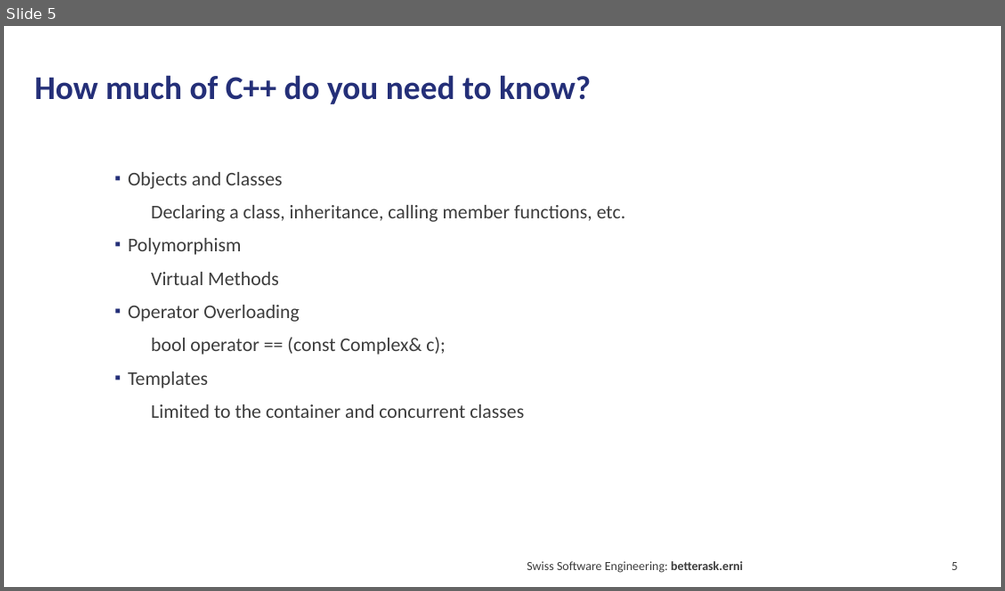
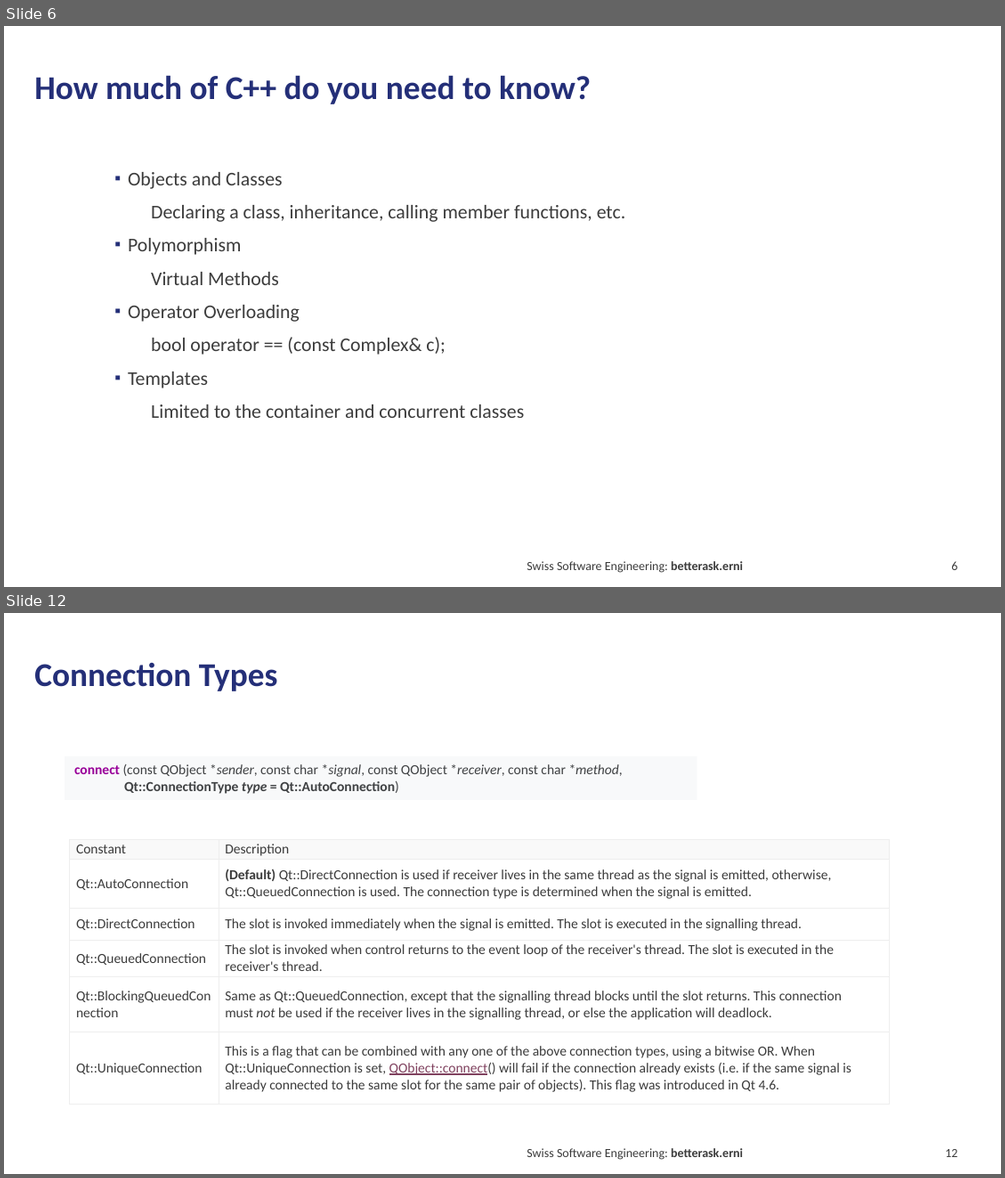
Before and after one commit to hebercosfer/qt_intro_demo, a slide deck: Qt Introduction.pptx. Shown one above the other, each under a label of ours: slide 5 before the commit, slides 6 and 12 after it; the slides between them are not shown. The pictures are 1005x591 and 1005x1178 pixels, drawn with LibreOffice and Linux fonts; fonts in the diff are those of the drawing. Boxes give left, top, right and bottom in pixels: in the first picture for what was removed or moved away, otherwise in the second. Text is boxed around its words. In the diff, an @@ line names an element or a change of style, - is before the commit and + after.

```diff
--- a/Qt Introduction.pptx
+++ b/Qt Introduction.pptx
@@ slide 12 added at [4, 613, 1001, 1174], background #FFFFFF @@
@@ title added at [34, 663, 278, 691], 24 pt, text #242F78, bold @@
+Connection Types
@@ rectangle added at [65, 756, 696, 801], fill #F8F9FA, 10 pt, text #404244 @@
+connect (const QObject *sender, const char *signal, const QObject *receiver, const char *method,
+Qt::ConnectionType type = Qt::AutoConnection)
@@ table added at [70, 839, 890, 1103], 6 rows, 2 columns @@
+Constant | Description
+Qt::AutoConnection | (Default) Qt::DirectConnection is used if receiver lives in the same thread as the signal is emitted, otherwise, Qt::QueuedConnection is used. The connection type is determined when the signal is emitted.
+Qt::DirectConnection | The slot is invoked immediately when the signal is emitted. The slot is executed in the signalling thread.
+Qt::QueuedConnection | The slot is invoked when control returns to the event loop of the receiver's thread. The slot is executed in the receiver's thread.
+Qt::BlockingQueuedConnection | Same as Qt::QueuedConnection, except that the signalling thread blocks until the slot returns. This connection must not be used if the receiver lives in the signalling thread, or else the application will deadlock.
+Qt::UniqueConnection | This is a flag that can be combined with any one of the above connection types, using a bitwise OR. When Qt::UniqueConnection is set, QObject::connect() will fail if the connection already exists (i.e. if the same signal is already connected to the same slot for the same pair of objects). This flag was introduced in Qt 4.6.
@@ text added at [526, 1148, 743, 1159], 9 pt, text #3C3C3C @@
+Swiss Software Engineering: betterask.erni
@@ page number added at [945, 1149, 957, 1157], 9 pt, text #3C3C3C @@
+12
@@ what was slide 5 is now slide 6 @@
```
Also in this commit, not shown: 5 slides changed, 5 other slides added, 4 slides removed, 7 other files.
